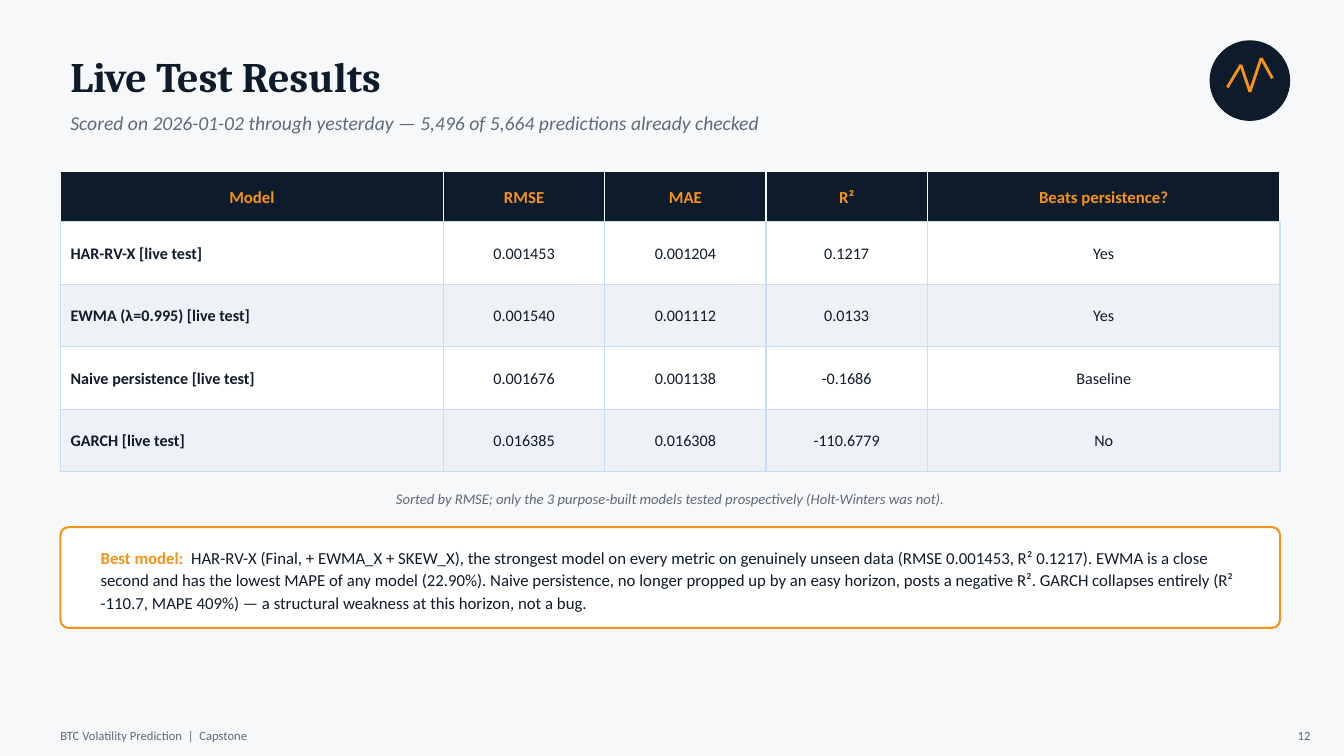
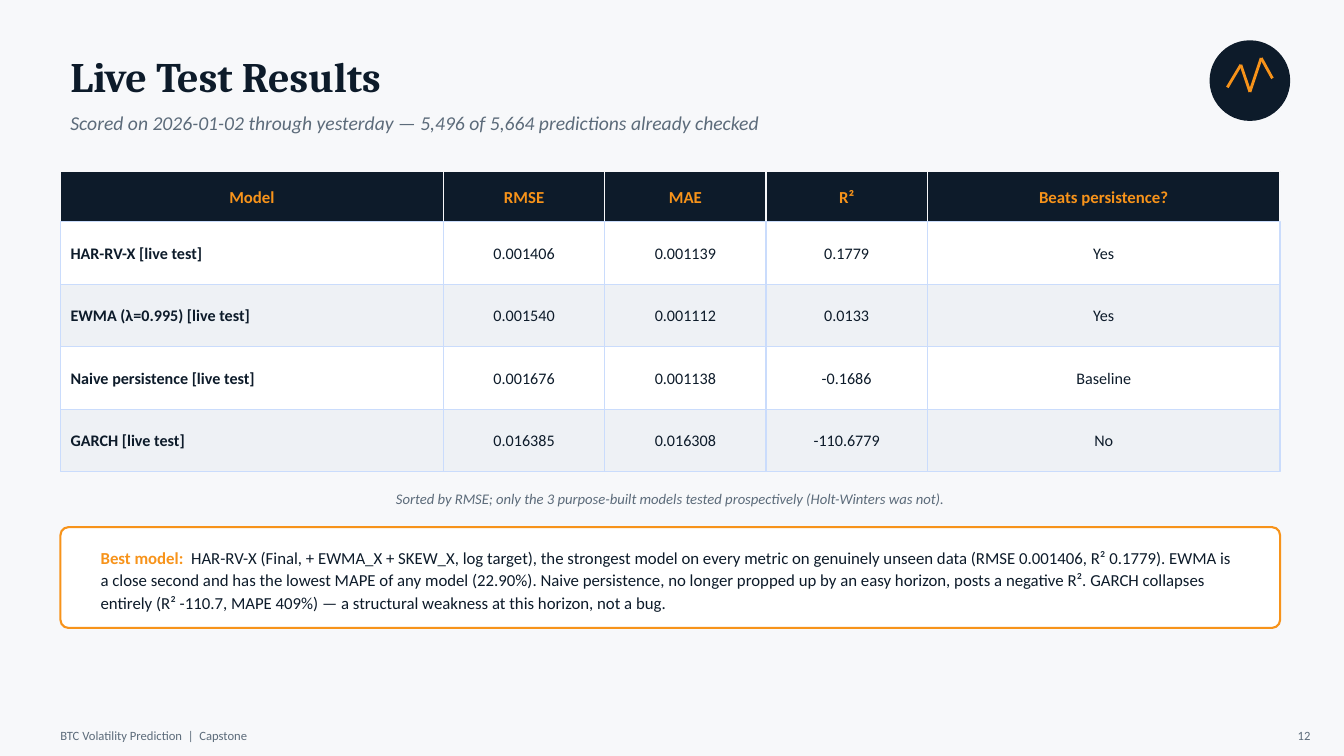
Before and after one commit to mhejairi10/bitcoin-volatility-prediction, a slide deck: slide 12 of presentation/capstone-btc-volatility.pptx. Drawn at 1344x756 pixels with LibreOffice and Linux fonts; fonts in the diff are those of the drawing. Boxes give left, top, right and bottom in pixels: in the first picture for what was removed or moved away, otherwise in the second. Text is boxed around its words. In the diff, an @@ line names an element or a change of style, - is before the commit and + after.

```diff
--- a/presentation/capstone-btc-volatility.pptx
+++ b/presentation/capstone-btc-volatility.pptx
@@ text at box(493, 248, 554, 259): text changed @@
-0.001453
+0.001406
@@ text at box(655, 248, 716, 259): text changed @@
-0.001204
+0.001139
@@ text at box(824, 248, 869, 259): text changed @@
-0.1217
+0.1779
@@ text at box(101, 551, 1230, 612): text changed @@
-Best model: HAR-RV-X (Final, + EWMA_X + SKEW_X), the strongest model on every metric on genuinely unseen data (RMSE 0.001453, R² 0.1217). EWMA is a close second and has the lowest MAPE of any model (22.90%). Naive persistence, no longer propped up by an easy horizon, posts a negative R². GARCH collapses entirely (R² -110.7, MAPE 409%) — a structural weakness at this horizon, not a bug.
+Best model: HAR-RV-X (Final, + EWMA_X + SKEW_X, log target), the strongest model on every metric on genuinely unseen data (RMSE 0.001406, R² 0.1779). EWMA is a close second and has the lowest MAPE of any model (22.90%). Naive persistence, no longer propped up by an easy horizon, posts a negative R². GARCH collapses entirely (R² -110.7, MAPE 409%) — a structural weakness at this horizon, not a bug.
```
Also in this commit, not shown: 4 other slides changed, 2 other files.
